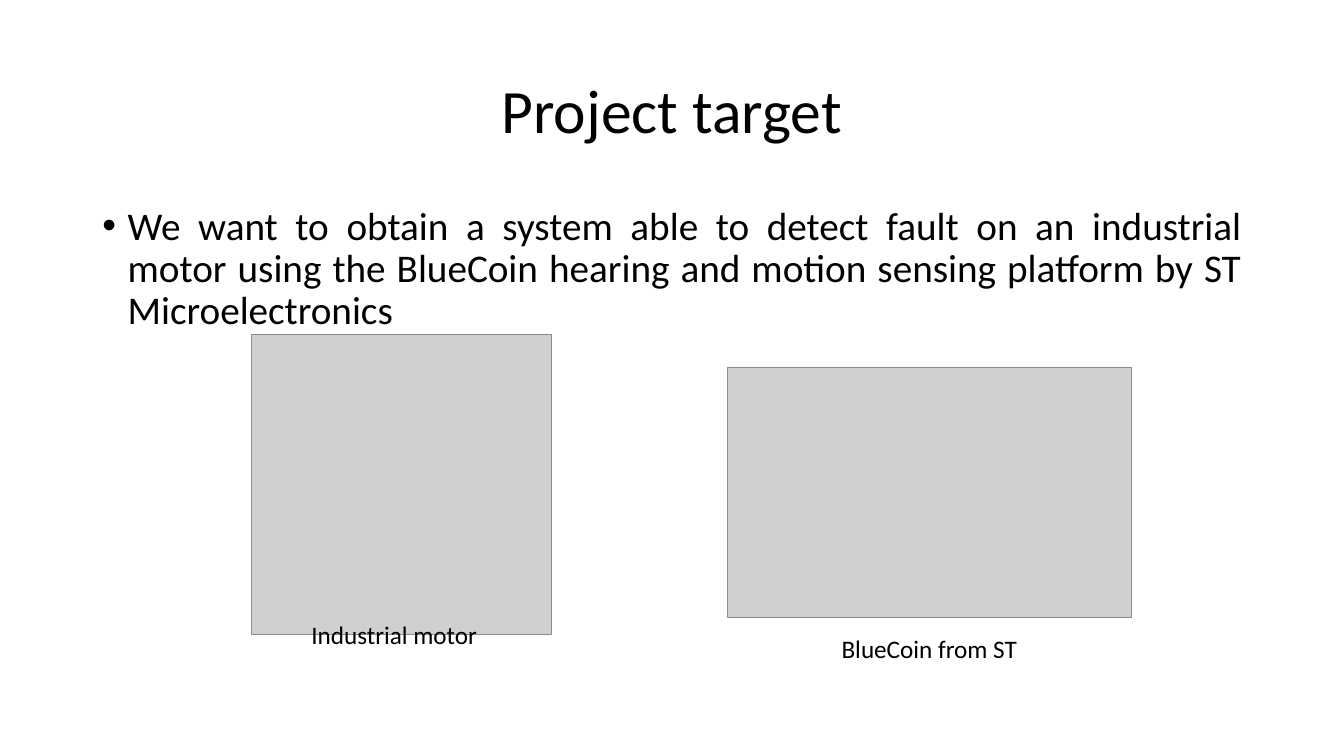
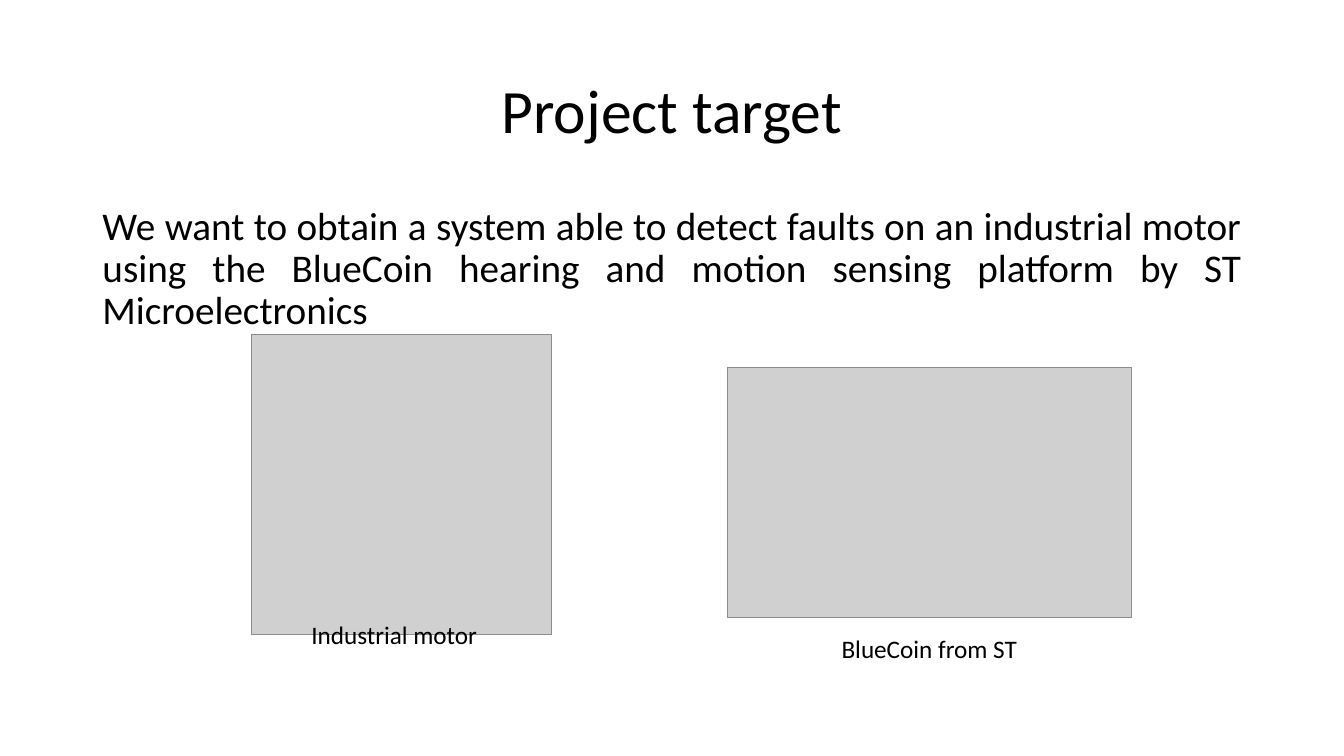
Before and after one commit to urzino/FanMonitoringBlueCoin, a slide deck: slide 2 of Pervasive_presentation_Milestone1_group8.pptx. Drawn at 1344x756 pixels with LibreOffice and Linux fonts; fonts in the diff are those of the drawing; grey boxes stand for pictures. Boxes give left, top, right and bottom in pixels: in the first picture for what was removed or moved away, otherwise in the second. Text is boxed around its words. In the diff, an @@ line names an element or a change of style, - is before the commit and + after.

```diff
--- a/Pervasive_presentation_Milestone1_group8.pptx
+++ b/Pervasive_presentation_Milestone1_group8.pptx
@@ text at (102, 212, 1241, 335): text changed @@
-• We want to obtain a system able to detect fault on an industrial motor using the BlueCoin hearing and motion sensing platform by ST Microelectronics
+We want to obtain a system able to detect faults on an industrial motor using the BlueCoin hearing and motion sensing platform by ST Microelectronics
```
Also in this commit, not shown: 2 other slides changed.
